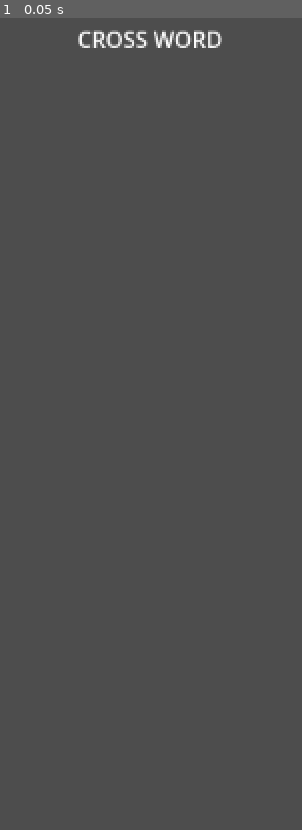
Above: before the commit, frame 1.
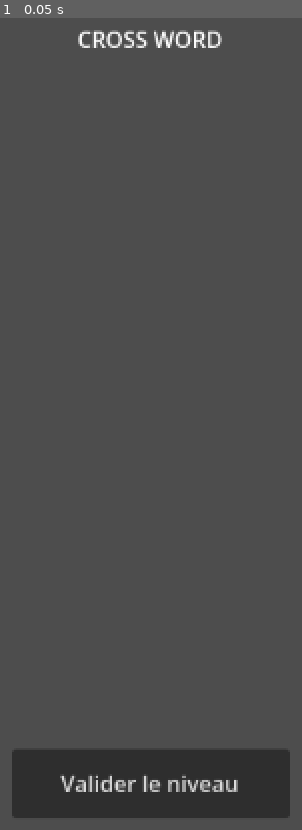
Above: after the commit, the same moment.

Repository: thewasmans/mini-games-school
Game: Godot game, scene res://content/prefabs/level/cross_word.tscn
The game is run twice, just before and just after one commit, with the same random seed, the same clock (stepped at 60 frames per second) and the same inputs. This scene is started directly instead of the project's main scene.
Inputs:
- Up to frame 1 (0.05 s): no input

The runs differ from the first frame. In frame 1, 7.5% of the frame differs, in the area x 3-97%, y 90-99%.

Commit message:
feat: add button validate level

Diff:
--- a/content/prefabs/level/cross_word.tscn
+++ b/content/prefabs/level/cross_word.tscn
@@ -3,7 +3,7 @@
 [ext_resource type="Script" uid="uid://ewov5mglodbo" path="res://scripts/level/level.gd" id="1_8od4f"]
 [ext_resource type="PackedScene" uid="uid://bsw4556x5xgdg" path="res://content/prefabs/mini_games/crossword_ui.tscn" id="2_xword"]
 
-[node name="Level" type="Control" unique_id=1301094388 node_paths=PackedStringArray("mini_game_label", "mini_game_container")]
+[node name="Level" type="Control" unique_id=1301094388 node_paths=PackedStringArray("mini_game_label", "mini_game_container", "validate_button")]
 layout_mode = 3
 anchors_preset = 15
 anchor_right = 1.0
@@ -13,6 +13,7 @@
 script = ExtResource("1_8od4f")
 mini_game_label = NodePath("MiniGameLabel")
 mini_game_container = NodePath("MiniGameContainer")
+validate_button = NodePath("ValidateButton")
 crossword_prefab = ExtResource("2_xword")
 
 [node name="MiniGameLabel" type="Label" parent="." unique_id=86546250]
@@ -36,3 +37,18 @@
 anchor_bottom = 1.0
 grow_horizontal = 2
 grow_vertical = 2
+
+[node name="ValidateButton" type="Button" parent="."]
+layout_mode = 1
+anchors_preset = 7
+anchor_left = 0.5
+anchor_top = 1.0
+anchor_right = 0.5
+anchor_bottom = 1.0
+offset_left = -100.0
+offset_top = -80.0
+offset_right = 100.0
+offset_bottom = -30.0
+grow_horizontal = 2
+grow_vertical = 0
+text = "Valider le niveau"
--- a/scripts/level/level.gd
+++ b/scripts/level/level.gd
@@ -4,13 +4,18 @@
 @export var mini_game_label: Label
 @export var mini_game_container: Control
 @export var crossword_prefab: PackedScene
+@export var validate_button: Button
 
 var level_index: int
 var level_data: LevelData
+var _game_manager: GameManager
 
-func initialize(_level_index: int, _level_data: LevelData) -> void:
+func initialize(_level_index: int, _level_data: LevelData, game_manager: GameManager) -> void:
 	level_index = _level_index
 	level_data = _level_data
+	_game_manager = game_manager
+	validate_button.hide()
+	validate_button.pressed.connect(_on_validate_button_pressed)
 	if level_data.mini_games.is_empty():
 		mini_game_label.text = "Level %d - Aucun mini-jeu" % (level_index + 1)
 		return
@@ -19,6 +24,15 @@
 		mini_game_label.hide()
 		var crossword := crossword_prefab.instantiate() as CrosswordUI
 		mini_game_container.add_child(crossword)
+		crossword.completed.connect(_on_mini_game_completed)
 		crossword.initialize(mini_game)
 	else:
 		mini_game_label.text = "Level %d - %s" % [level_index + 1, mini_game.get_script().get_global_name()]
+
+func _on_mini_game_completed() -> void:
+	validate_button.show()
+
+func _on_validate_button_pressed() -> void:
+	_game_manager.game_state.complete_level(level_index)
+	_game_manager.game_ui_manager.show_menu()
+	queue_free()
--- a/scripts/managers/game_ui_manager.gd
+++ b/scripts/managers/game_ui_manager.gd
@@ -10,3 +10,6 @@
 	_game_ui = game_ui_prefab.instantiate()
 	_game_ui.initialize(game_manager)
 	root_scene.add_child(_game_ui)
+
+func show_menu() -> void:
+	_game_ui.show()
--- a/scripts/managers/level_manager.gd
+++ b/scripts/managers/level_manager.gd
@@ -6,5 +6,5 @@
 
 func start_level(level_index: int) -> void:
 	var level := level_prefab.instantiate() as Level
-	level.initialize(level_index, game_data.levels[level_index])
+	level.initialize(level_index, game_data.levels[level_index], _game_manager)
 	level_root.add_child(level)
--- a/scripts/mini_games/crossword_ui.gd
+++ b/scripts/mini_games/crossword_ui.gd
@@ -1,5 +1,7 @@
 class_name CrosswordUI
 extends Control
+
+signal completed
 
 const CELL_SIZE := Vector2(40, 40)
 const NORMAL_COLOR := Color.WHITE
@@ -16,9 +18,12 @@
 var _cell_placements: Dictionary = {}
 var _placement_attempts: Dictionary = {}
 var _selected_placement: CrosswordWordPlacement
+var _word_count: int
+var _solved_count: int = 0
 
 func initialize(crossword_data: CrosswordData) -> void:
 	var placements := CrosswordGenerator.generate(crossword_data.clues)
+	_word_count = placements.size()
 	_render_grid(placements)
 	input.text_changed.connect(_on_word_input_changed)
 
@@ -150,3 +155,6 @@
 	_selected_placement = null
 	hint_label.text = ""
 	input.text = ""
+	_solved_count += 1
+	if _solved_count == _word_count:
+		completed.emit()
--- a/scripts/state/game_state.gd
+++ b/scripts/state/game_state.gd
@@ -16,10 +16,13 @@
 func is_level_unlocked(level_index: int) -> bool:
 	return level_index < unlocked_level_count
 
+func select_level(level_index: int) -> void:
+	current_level = level_index
+	current_level_changed.emit(current_level)
+
 func complete_level(level_index: int) -> void:
 	if level_index != unlocked_level_count - 1:
 		return
 	unlocked_level_count += 1
 	level_unlocked.emit(unlocked_level_count - 1)
-	current_level = unlocked_level_count - 1
-	current_level_changed.emit(current_level)
+	select_level(unlocked_level_count - 1)
--- a/scripts/ui/game_ui.gd
+++ b/scripts/ui/game_ui.gd
@@ -11,6 +11,7 @@
 	$MenuLevelsUI.hide()
 	_game_manager = game_manager
 	_game_manager.game_state.level_unlocked.connect(_on_level_unlocked)
+	_game_manager.game_state.current_level_changed.connect(_on_current_level_changed)
 	var columns := menu_levels.grid_container.columns
 	var levels := _game_manager.game_data.levels
 	_level_buttons.resize(levels.size())
@@ -56,7 +57,7 @@
 				_add_level_button(level_index)
 	menu_levels.grid_container.resized.connect(_on_levels_container_resized, CONNECT_ONE_SHOT)
 	_on_levels_container_resized()
-	_level_buttons[0].set_current(true)
+	_level_buttons[_game_manager.game_state.current_level].set_current(true)
 
 func _add_level_button(level_index: int) -> void:
 	var button_level := button_level_prefab.instantiate() as ButtonLevelUI
@@ -68,7 +69,13 @@
 func _on_level_unlocked(level_index: int) -> void:
 	_level_buttons[level_index].set_unlocked(true)
 
+func _on_current_level_changed(level_index: int) -> void:
+	for button_level in _level_buttons:
+		button_level.set_current(false)
+	_level_buttons[level_index].set_current(true)
+
 func _on_level_selected(level_index: int) -> void:
+	_game_manager.game_state.select_level(level_index)
 	hide()
 	_game_manager.level_manager.start_level(level_index)
 
